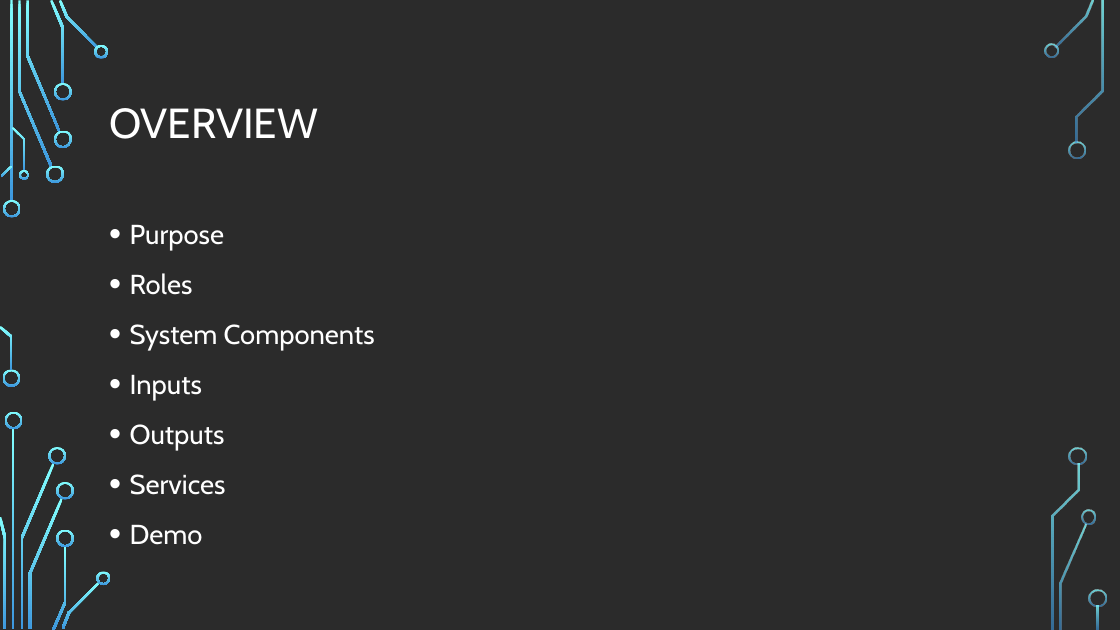
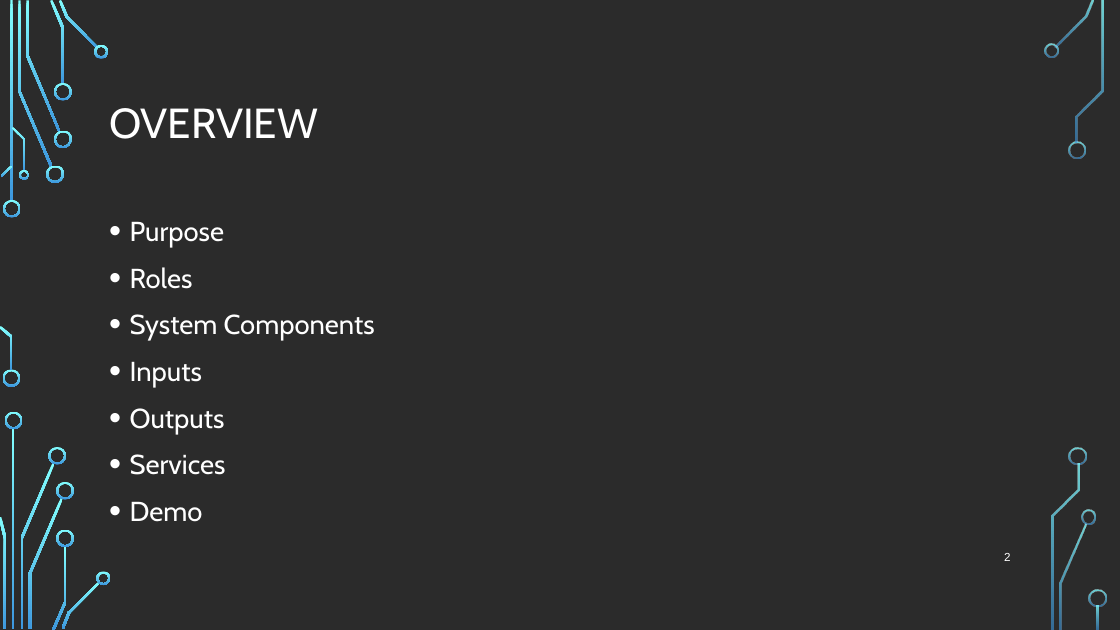
Before and after one commit to AdamCorbinFAUPhD/CEN5035-Software-Engineering-Course-Project, a slide deck: slide 2 of proposal/Smart Security System_presentation.pptx. Drawn at 1120x630 pixels with LibreOffice and Linux fonts; fonts in the diff are those of the drawing; background and template pictures are left out; a plain dark background stands for a picture behind light text. Boxes give left, top, right and bottom in pixels: in the first picture for what was removed or moved away, otherwise in the second. Text is boxed around its words. In the diff, an @@ line names an element or a change of style, - is before the commit and + after.

```diff
--- a/proposal/Smart Security System_presentation.pptx
+++ b/proposal/Smart Security System_presentation.pptx
@@ text "Purpose" at [130,221,375,522]: line spacing 1.2 to 1.1 @@
@@ page number added at [1004,553,1010,561], 10 pt, text #FFFFFF @@
+2
```
Also in this commit, not shown: 8 other slides changed, 2 other files.
